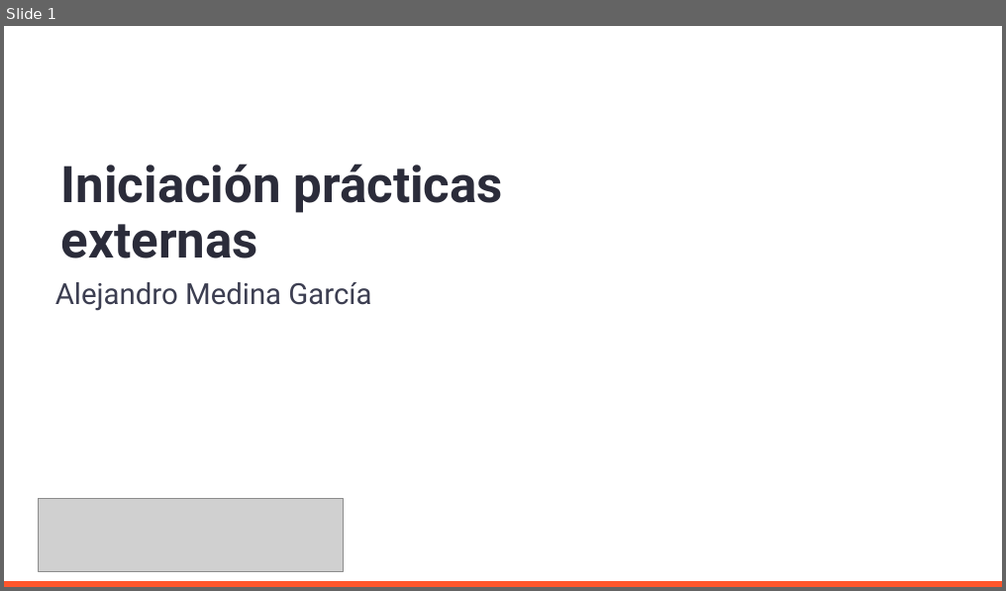
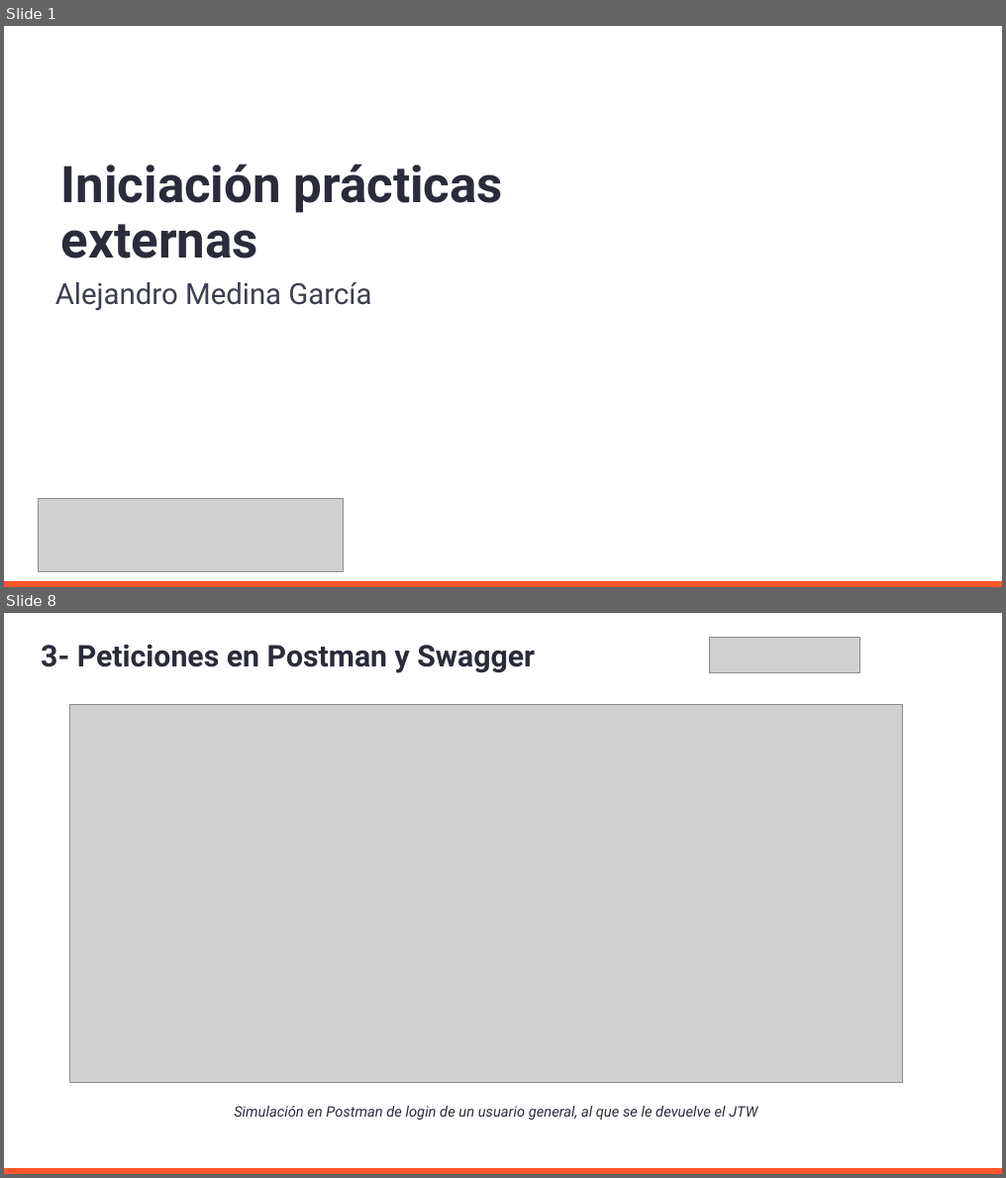
Before and after one commit to AleMedinaGarc/DotnetAPI-Practice, a slide deck: IniciacionDePracticasExternas.pptx. Shown one above the other, each under a label of ours: slide 1 before the commit, slides 1 and 8 after it; the slides between them are not shown. The pictures are 1006x591 and 1006x1178 pixels, drawn with LibreOffice and Linux fonts; fonts in the diff are those of the drawing; grey boxes stand for pictures; background and template pictures are left out. Boxes give left, top, right and bottom in pixels: in the first picture for what was removed or moved away, otherwise in the second. Text is boxed around its words. In the diff, an @@ line names an element or a change of style, - is before the commit and + after.

```diff
--- a/IniciacionDePracticasExternas.pptx
+++ b/IniciacionDePracticasExternas.pptx
@@ slide 8 added at [4, 613, 1002, 1174], background #FFFFFF; not listed: 1 template element that a slide beside it also shows @@
@@ picture added at [710, 637, 859, 672] @@
@@ title added at [41, 644, 535, 673], 28.8 pt, text #2B2C3A, bold @@
+3- Peticiones en Postman y Swagger
@@ picture added at [70, 704, 902, 1082] @@
@@ text added at [234, 1106, 757, 1120], 14 pt, text #2B2C3A, italic @@
+Simulación en Postman de login de un usuario general, al que se le devuelve el JTW
```
Also in this commit, not shown: 2 slides changed, 9 other slides added, 1 slide removed, 1 other file.
